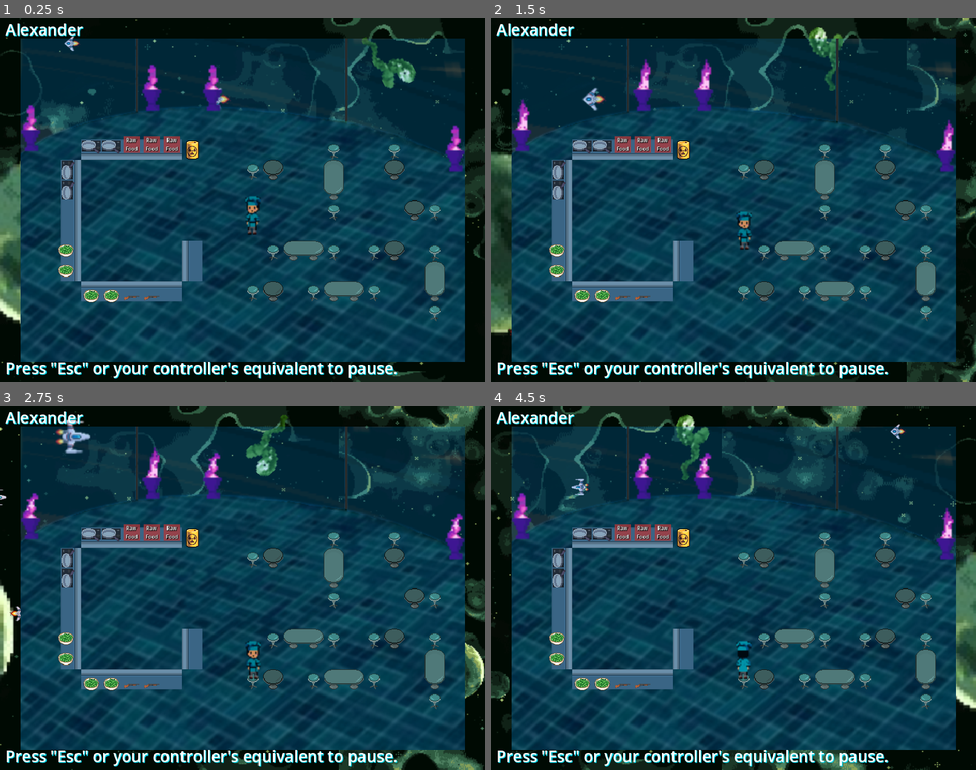
Above: before the commit, frames 1-4 (two rows, left to right).
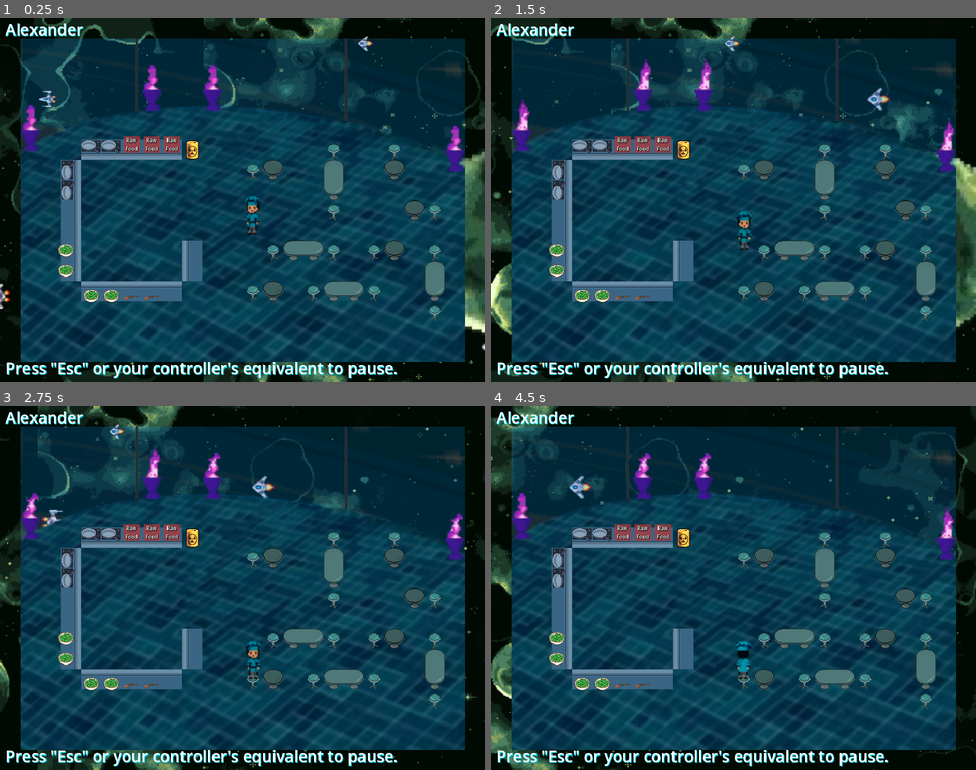
Above: after the commit, the same moments.

Repository: Alexander-Worley/Outer-Plates
Game: Godot game, scene res://DevScenes/Alexander/Alexander.tscn
The game is run twice, just before and just after one commit, with the same random seed, the same clock (stepped at 60 frames per second) and the same inputs. This scene is started directly instead of the project's main scene.
Inputs:
- Up to frame 1 (0.25 s): no input
- Up to frame 2 (1.5 s): hold Right (face_right) 0.53-1.28 s; hold Q (interact) 0.53-1.28 s; hold S (down) from 1.28 s (still down); tap E (pickup) at 1.35 s
- Up to frame 3 (2.75 s): release S (down) at 2.03 s; hold Right (face_right) from 2.03 s (still down); hold Q (interact) from 2.03 s (still down)
- Up to frame 4 (4.5 s): release Right (face_right) at 2.78 s; release Q (interact) at 2.78 s; hold Up (face_up) 2.78-3.53 s; tap E (pickup) at 2.85, 4.35 s; hold Q (interact) 3.53-4.28 s; hold Left (face_left) from 3.53 s (still down)

The runs differ from the first frame. In frame 1, 9.0% of the frame differs, in the area x 0-100%, y 0-100%; in frame 2, 9.1%; in frame 3, 9.3%; in frame 4, 9.2%.

Commit message:
Fixed a bug where holdables disappear if placed on a surface that already has a holdable on it
Closes #54

Diff:
--- a/DevScenes/Alexander/Alexander.tscn
+++ b/DevScenes/Alexander/Alexander.tscn
@@ -20,7 +20,7 @@
 [node name="Environment" type="Node2D" parent="."]
 
 [node name="Background" parent="Environment" instance=ExtResource("1_1fft2")]
-scroll_offset = Vector2(-1.67766e+06, 0)
+scroll_offset = Vector2(-2.10666e+06, 0)
 Planet = "Green Planet"
 
 [node name="Alexander" type="Label" parent="Environment/Background"]
--- a/Scenes/Restaurant/PlainSurface/plainSurface.gd
+++ b/Scenes/Restaurant/PlainSurface/plainSurface.gd
@@ -73,7 +73,7 @@
 			centersOfSurface[i][1] = true # Center is now occupied
 			add_child(newHoldable)
 			return true
-	return true
+	return false
 
 # Given a holdable, remove it from the surface
 func remove_holdable_from_surface(holdable: Area2D):
